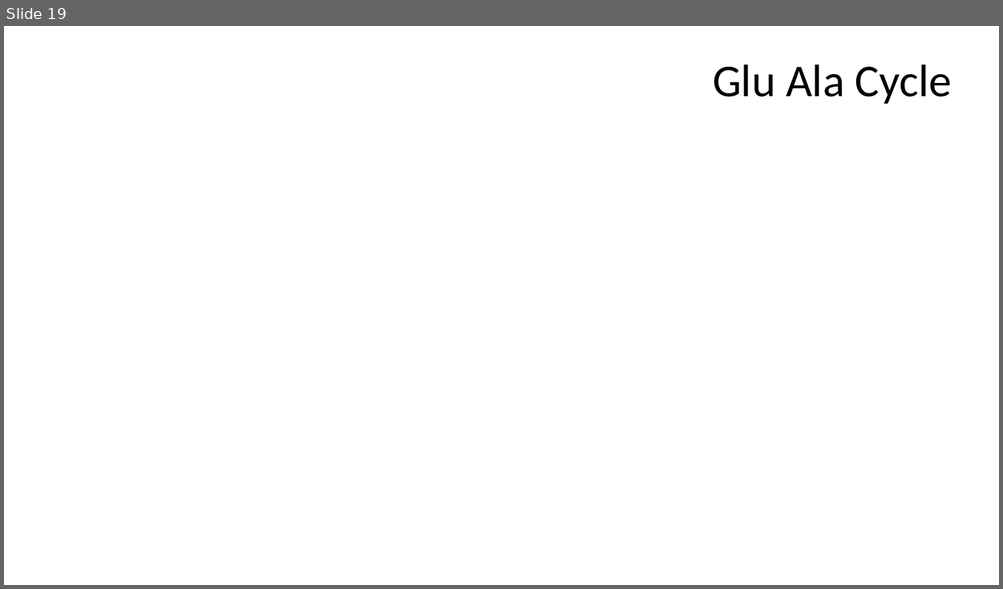
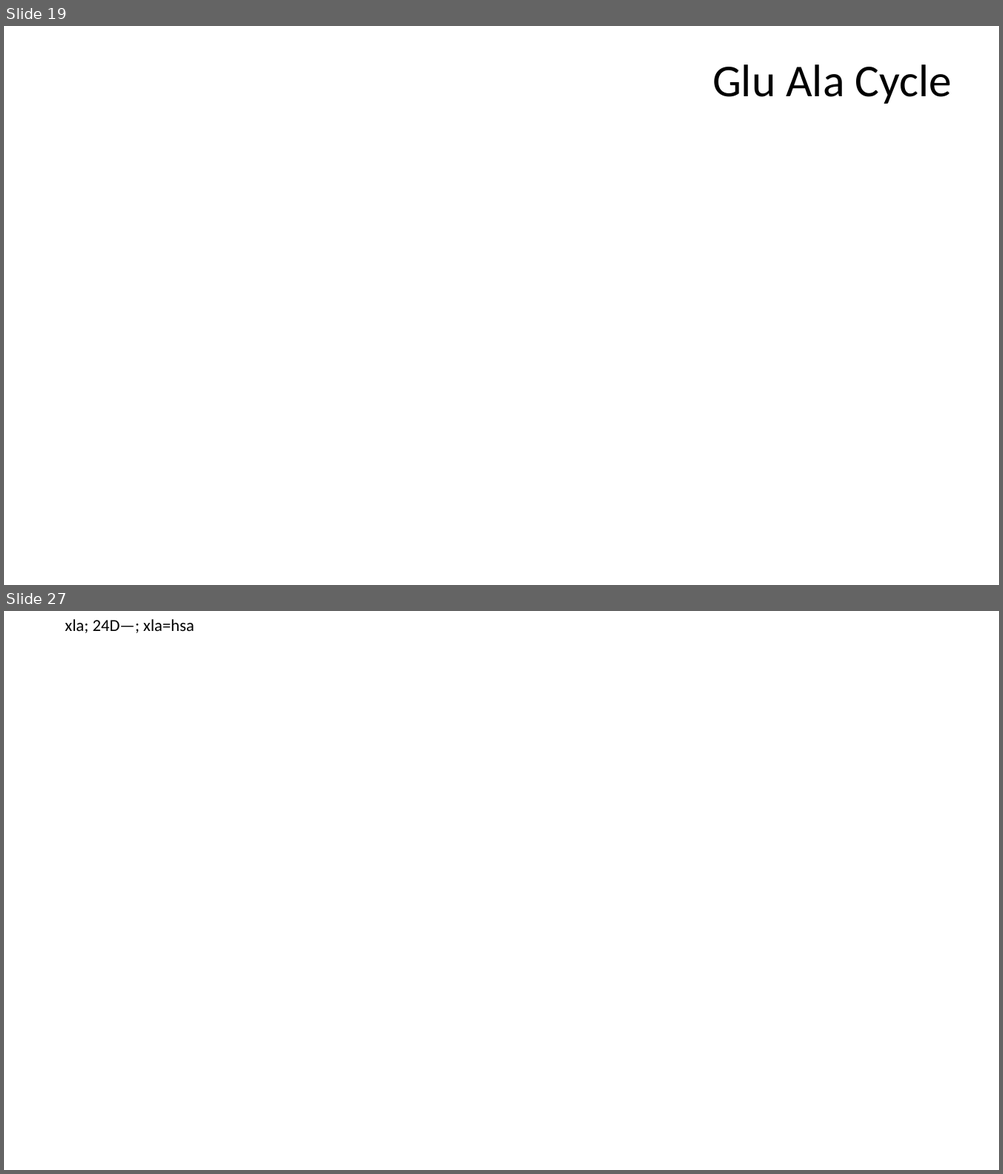
Before and after one commit to amphibian-exeff/vanmeter_salamander_exposures, a slide deck: pptx/vanmeter_salamander_exposures.pptx. Shown one above the other, each under a label of ours: slide 19 before the commit, slides 19 and 27 after it; the slides between them are not shown. The pictures are 1003x589 and 1003x1174 pixels, drawn with LibreOffice and Linux fonts; fonts in the diff are those of the drawing. Boxes give left, top, right and bottom in pixels: in the first picture for what was removed or moved away, otherwise in the second. Text is boxed around its words. In the diff, an @@ line names an element or a change of style, - is before the commit and + after.

```diff
--- a/pptx/vanmeter_salamander_exposures.pptx
+++ b/pptx/vanmeter_salamander_exposures.pptx
@@ slide 27 added at <box>4,611,999,1170</box>, background #FFFFFF @@
@@ title added at <box>65,619,194,633</box>, 16.2 pt, text #000000 @@
+xla; 24D—; xla=hsa
```
Also in this commit, not shown: 9 other slides added, 10 other files.
